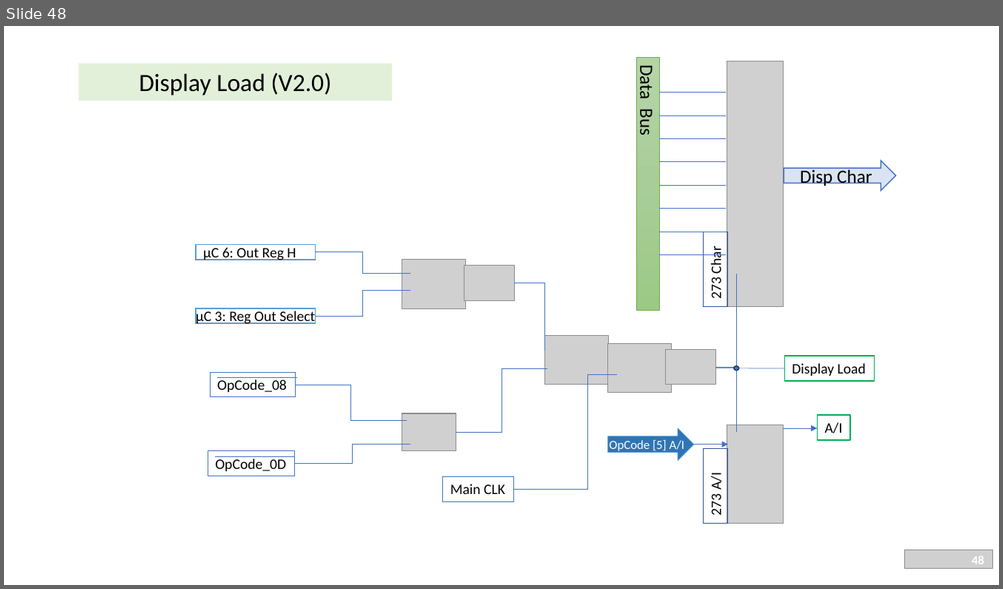
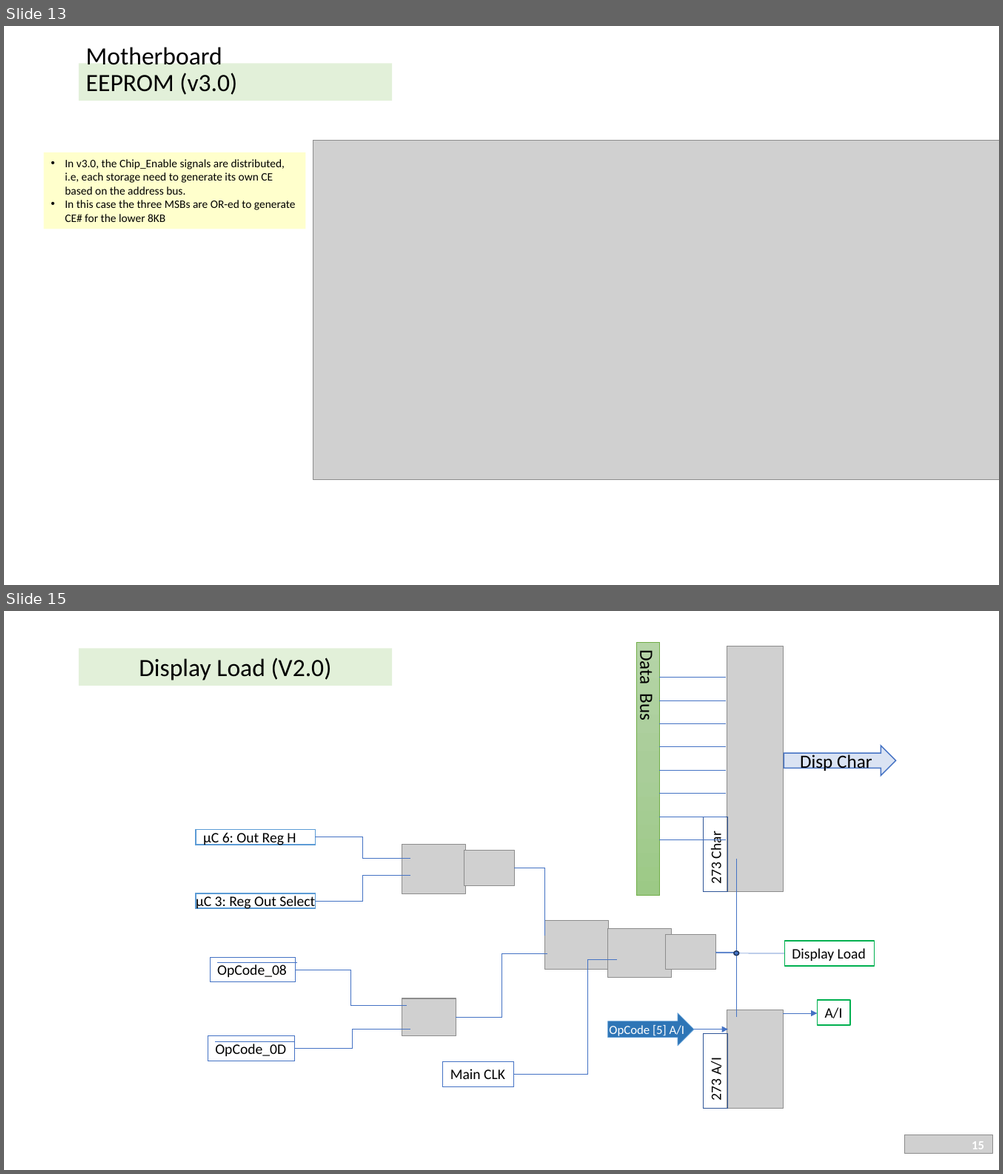
Before and after one commit to gilkeidar/ByteFrost, a slide deck: Documentation/ByteFrost v3.0.pptx. Shown one above the other, each under a label of ours: slide 48 before the commit, slides 13 and 15 after it; the slides between them are not shown. The pictures are 1003x589 and 1003x1174 pixels, drawn with LibreOffice and Linux fonts; fonts in the diff are those of the drawing; grey boxes stand for pictures; background and template pictures are left out. Boxes give left, top, right and bottom in pixels: in the first picture for what was removed or moved away, otherwise in the second. Text is boxed around its words. In the diff, an @@ line names an element or a change of style, - is before the commit and + after.

Commit message:
Update slides to Motherboard from EasyEDA

```diff
--- a/Documentation/ByteFrost v3.0.pptx
+++ b/Documentation/ByteFrost v3.0.pptx
@@ slide 13 added at (4,26,999,585), background #FFFFFF @@
@@ title added at (79,63,392,101), fill #E2F0D9, 24 pt, text #000000 @@
+Motherboard
+EEPROM (v3.0)
@@ rectangle added at (43,153,305,230), fill #FFFFCC, 11 pt, text #000000 @@
+• In v3.0, the Chip_Enable signals are distributed,
+  i.e, each storage need to generate its own CE
+  based on the address bus.
+• In this case the three MSBs are OR-ed to generate
+  CE# for the lower 8KB
@@ picture added at (313,140,999,480) @@
@@ page number added at (768,545,992,575), 12 pt, text #FFFFFF, bold @@
+13
@@ what was slide 48 is now slide 15 @@
@@ page number at (971,1142,984,1150): text changed @@
-48
+15
```
Also in this commit, not shown: 8 slides changed, 4 other slides added, 6 slides removed, 1 other file.
